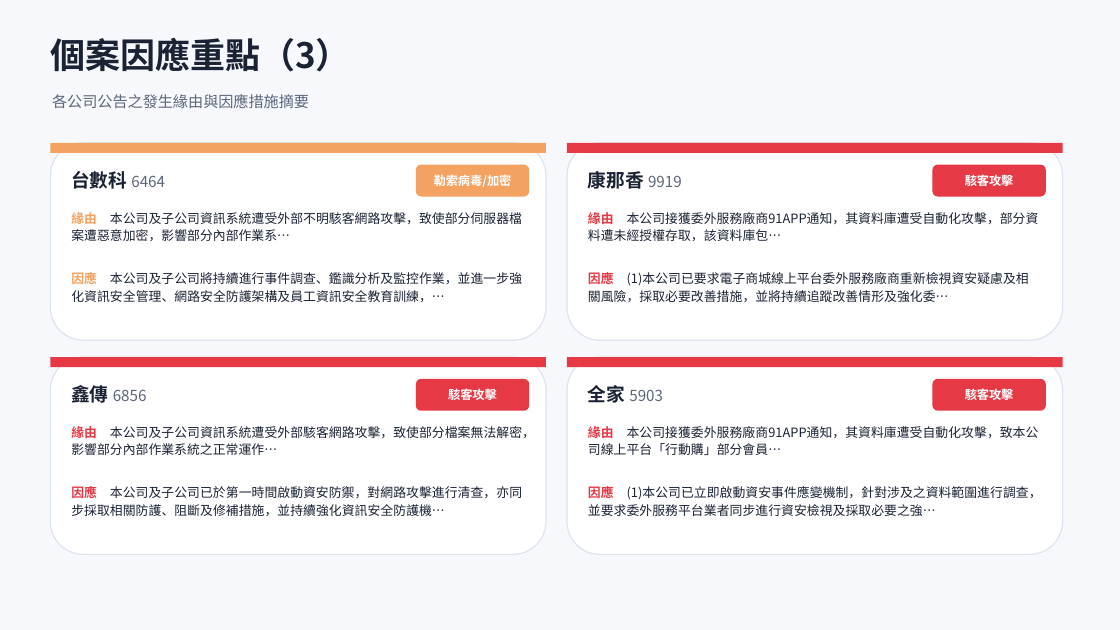
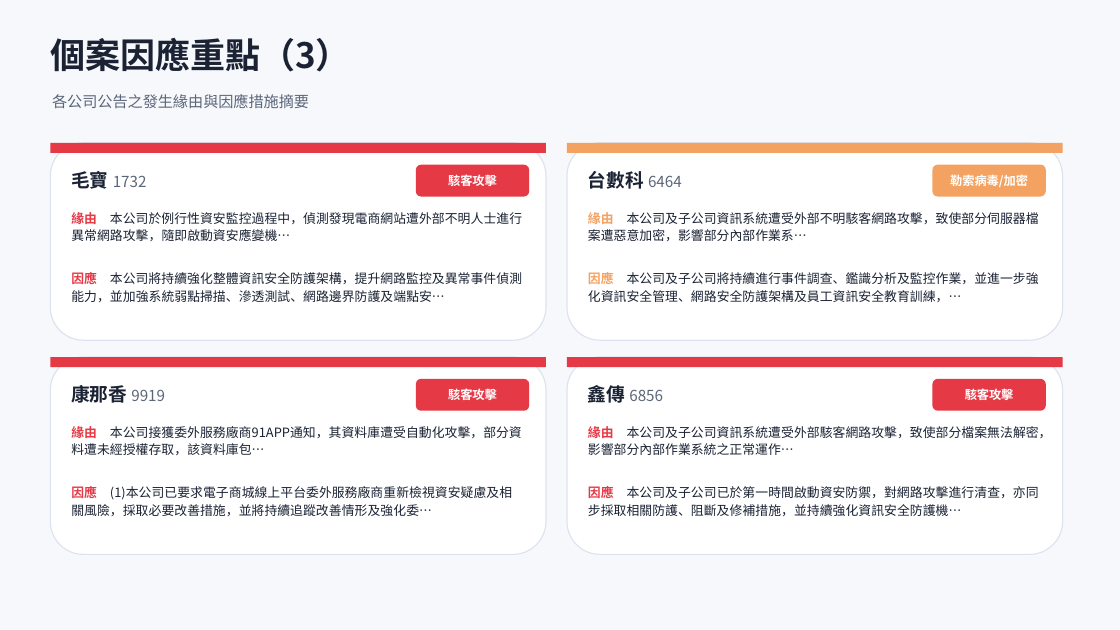
Before and after one commit to Johnnylin77/mops-isec-monitor, a slide deck: slide 8 of 資安事件因應分析.pptx. Drawn at 1120x630 pixels with LibreOffice and Linux fonts; fonts in the diff are those of the drawing. Boxes give left, top, right and bottom in pixels: in the first picture for what was removed or moved away, otherwise in the second. Text is boxed around its words. In the diff, an @@ line names an element or a change of style, - is before the commit and + after.

```diff
--- a/資安事件因應分析.pptx
+++ b/資安事件因應分析.pptx
@@ rectangle at (50, 143, 546, 153): fill #F4A261 to #E63946 @@
@@ rectangle at (567, 143, 1063, 153): fill #E63946 to #F4A261 @@
@@ text at (71, 171, 147, 189): text changed @@
-台數科 6464
+毛寶 1732
@@ rounded rectangle at (416, 165, 529, 197): fill #F4A261 to #E63946 @@
@@ text at (448, 174, 497, 186): text changed @@
-勒索病毒/加密
+駭客攻擊
@@ text at (588, 171, 682, 189): text changed @@
-康那香 9919
+台數科 6464
@@ rounded rectangle at (933, 165, 1046, 197): fill #E63946 to #F4A261 @@
@@ text at (950, 174, 1028, 187): text changed @@
-駭客攻擊
+勒索病毒/加密
@@ text at (71, 212, 522, 241): text changed @@
-緣由 本公司及子公司資訊系統遭受外部不明駭客網路攻擊，致使部分伺服器檔案遭惡意加密，影響部分內部作業系…
+緣由 本公司於例行性資安監控過程中，偵測發現電商網站遭外部不明人士進行異常網路攻擊，隨即啟動資安應變機…
@@ text at (588, 212, 1039, 241): text changed @@
-緣由 本公司接獲委外服務廠商91APP通知，其資料庫遭受自動化攻擊，部分資料遭未經授權存取，該資料庫包…
+緣由 本公司及子公司資訊系統遭受外部不明駭客網路攻擊，致使部分伺服器檔案遭惡意加密，影響部分內部作業系…
@@ text at (71, 272, 522, 302): text changed @@
-因應 本公司及子公司將持續進行事件調查、鑑識分析及監控作業，並進一步強化資訊安全管理、網路安全防護架構及員工資訊安全教育訓練，…
+因應 本公司將持續強化整體資訊安全防護架構，提升網路監控及異常事件偵測能力，並加強系統弱點掃描、滲透測試、網路邊界防護及端點安…
@@ text at (588, 272, 1039, 302): text changed @@
-因應 (1)本公司已要求電子商城線上平台委外服務廠商重新檢視資安疑慮及相關風險，採取必要改善措施，並將持續追蹤改善情形及強化委…
+因應 本公司及子公司將持續進行事件調查、鑑識分析及監控作業，並進一步強化資訊安全管理、網路安全防護架構及員工資訊安全教育訓練，…
@@ text at (71, 385, 165, 403): text changed @@
-鑫傳 6856
+康那香 9919
@@ text at (588, 382, 663, 407): text changed @@
-全家 5903
+鑫傳 6856
@@ text at (71, 426, 522, 455): text changed @@
-緣由 本公司及子公司資訊系統遭受外部駭客網路攻擊，致使部分檔案無法解密，影響部分內部作業系統之正常運作…
+緣由 本公司接獲委外服務廠商91APP通知，其資料庫遭受自動化攻擊，部分資料遭未經授權存取，該資料庫包…
@@ text at (588, 426, 1052, 455): text changed @@
-緣由 本公司接獲委外服務廠商91APP通知，其資料庫遭受自動化攻擊，致本公司線上平台「行動購」部分會員…
+緣由 本公司及子公司資訊系統遭受外部駭客網路攻擊，致使部分檔案無法解密，影響部分內部作業系統之正常運作…
@@ text at (71, 486, 512, 516): text changed @@
-因應 本公司及子公司已於第一時間啟動資安防禦，對網路攻擊進行清查，亦同步採取相關防護、阻斷及修補措施，並持續強化資訊安全防護機…
+因應 (1)本公司已要求電子商城線上平台委外服務廠商重新檢視資安疑慮及相關風險，採取必要改善措施，並將持續追蹤改善情形及強化委…
@@ text at (588, 486, 1039, 516): text changed @@
-因應 (1)本公司已立即啟動資安事件應變機制，針對涉及之資料範圍進行調查，並要求委外服務平台業者同步進行資安檢視及採取必要之強…
+因應 本公司及子公司已於第一時間啟動資安防禦，對網路攻擊進行清查，亦同步採取相關防護、阻斷及修補措施，並持續強化資訊安全防護機…
```
Also in this commit, not shown: 9 other slides changed, 1 slide removed, 2 other files.
